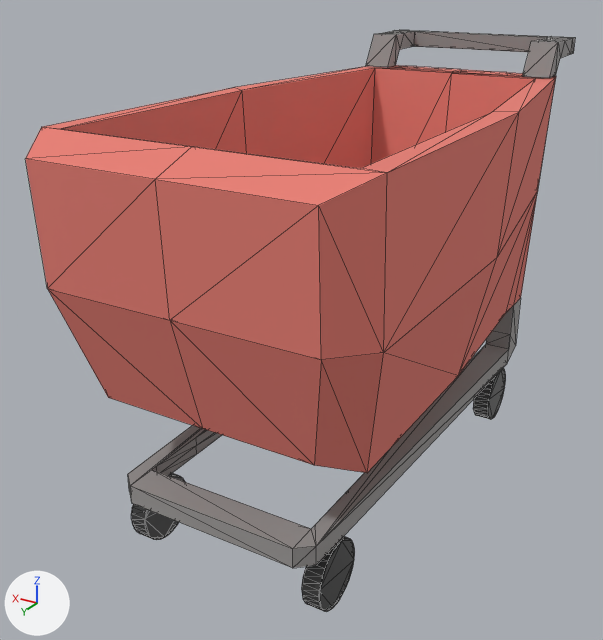
Renders of the glTF model models/CartOfTruth.glb from each side of a commit.
Camera for both pictures: a 50 mm camera at (-3.27, 7.32, 3.47) aimed at (0.39, 1.22, 0.42). Lighting does not change. The marker at lower left points along +X, +Y and +Z. Mesh edges are drawn as thin lines. Where no turn or scale is listed for an object, it has been applied to the vertices.
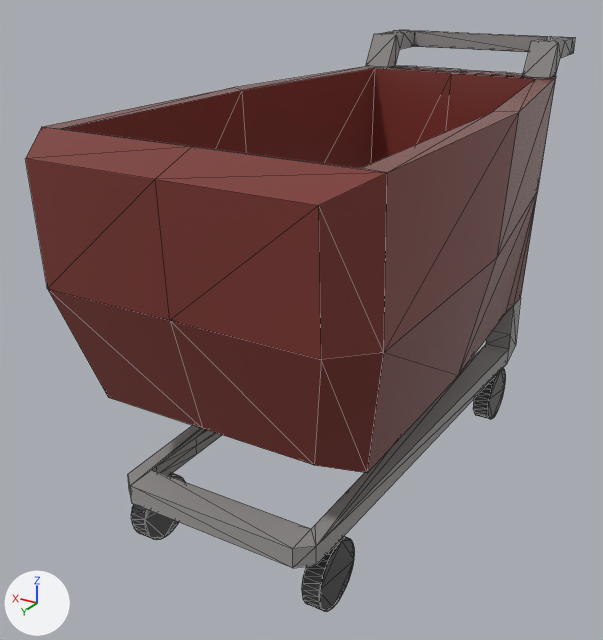
What changed in the scene script:
```text
Change mat_material:
    mat_material.base_color: (0.8, 0.21, 0.173) -> (0.202, 0.0394, 0.0321)  # red #e77e73 -> dark red #7c3832
    mat_material.roughness: 1.0 -> 0.197
```

What differs and where, as boxes [x1, y1, x2, y2] in the pictures (603 x 640 px):
'Cube', recoloured, surface changed: [26, 49, 556, 538] in both
